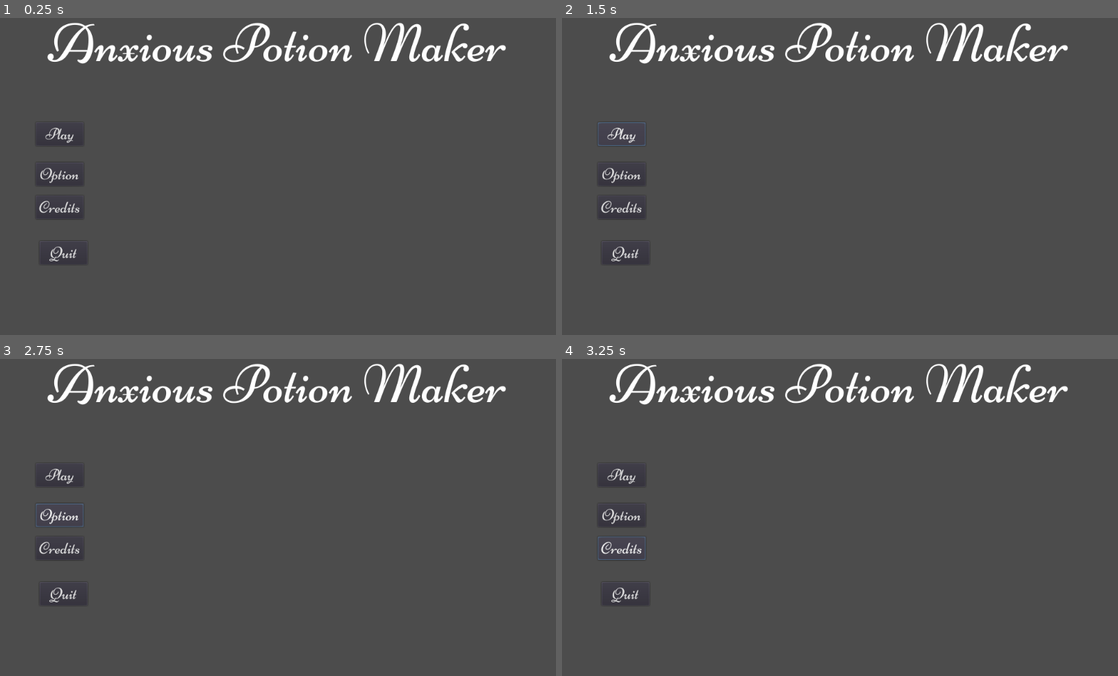
Above: before the commit, frames 1-4 (two rows, left to right).
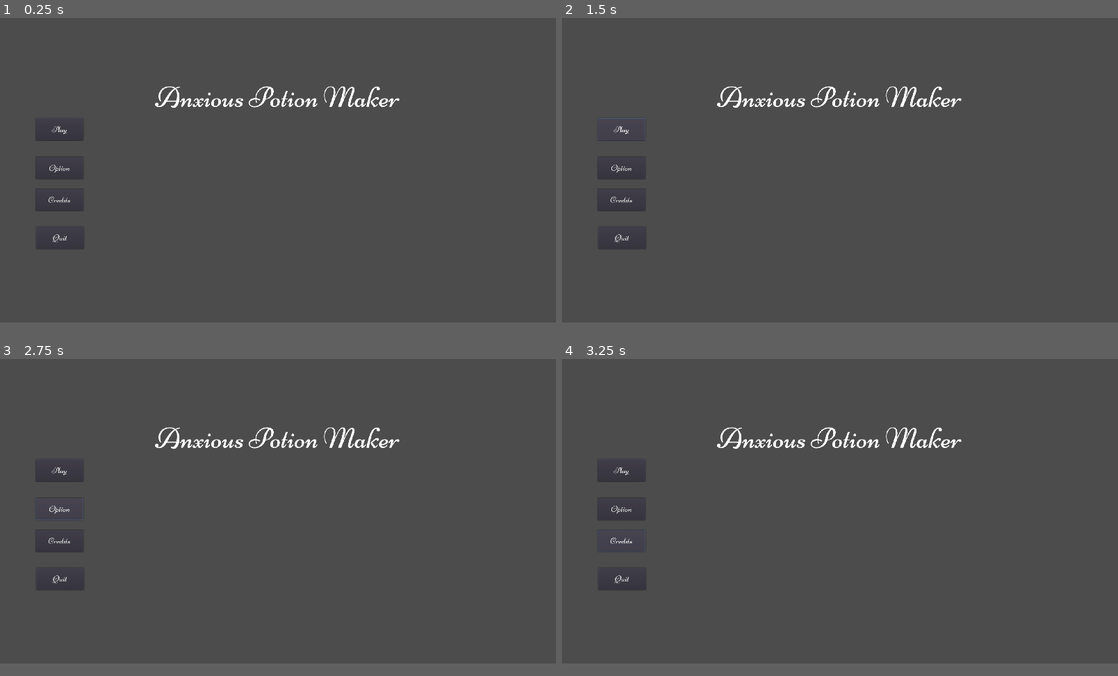
Above: after the commit, the same moments.

Repository: Raphahel/CozyFallJam
Game: Godot game, scene res://Scenes/MainMenu.tscn
Two runs of this game, one before a commit and one after it. Both use one fixed random seed, a clock stepped at 60 frames per second and the inputs below. The project has no main scene, so this scene is started directly.
Inputs:
- Up to frame 1 (0.25 s): no input
- Up to frame 2 (1.5 s): click "Play" at 0.5 s; click "Play" at 1.25 s
- Up to frame 3 (2.75 s): click "Option" at 2 s
- Up to frame 4 (3.25 s): click "Credits" at 2.75 s
In our replay, the window is 800x468 before the commit and 800x450 after it. These sizes can differ from the game's own. Grey fills any space a smaller window leaves; there, only what the larger window draws over its background counts as a difference.

The runs differ from the first frame. In frame 1, 4.0% of the frame differs, in the area x 7-91%, y 1-77%; in frame 2, 4.1%; in frame 3, 4.1%, in the area x 6-91%, y 1-77%; in frame 4, 4.0%.

Commit message:
Last merge

Diff:
--- /dev/null
+++ b/Ressources/FireAnimation.tres
@@ -0,0 +1,3 @@
+[gd_resource type="AnimatedTexture" format=2]
+
+[resource]
--- /dev/null
+++ b/Scenes/DragPreview.tscn
@@ -0,0 +1,6 @@
+[gd_scene load_steps=2 format=2]
+
+[ext_resource path="res://Scripts/DragPreview.gd" type="Script" id=1]
+
+[node name="Sprite" type="Sprite"]
+script = ExtResource( 1 )
--- a/Scenes/Ingredients.tscn
+++ b/Scenes/Ingredients.tscn
@@ -1,6 +1,8 @@
 [gd_scene load_steps=3 format=2]
 
 [sub_resource type="GDScript" id=2]
+script/source = "-
+"
 
 [sub_resource type="CircleShape2D" id=1]
 
--- a/Scenes/MainMenu.tscn
+++ b/Scenes/MainMenu.tscn
@@ -65,9 +65,9 @@
 anchor_top = 0.708
 anchor_right = 0.15
 anchor_bottom = 0.78
-margin_left = 7.464
-margin_top = 2.20001
-margin_right = 7.39999
-margin_bottom = 1.99997
+margin_left = 2.464
+margin_top = -15.8
+margin_right = 2.39999
+margin_bottom = -16.0
 custom_fonts/font = ExtResource( 2 )
 text = "Quit"
--- /dev/null
+++ b/Scenes/Pickable.tscn
@@ -0,0 +1,18 @@
+[gd_scene load_steps=3 format=2]
+
+[ext_resource path="res://Scripts/Pickable.gd" type="Script" id=1]
+[ext_resource path="res://Image/TempPotion.png" type="Texture" id=2]
+
+[node name="Pickable" type="Control"]
+script = ExtResource( 1 )
+
+[node name="Texture" type="TextureRect" parent="."]
+margin_left = 9.0
+margin_top = 7.0
+margin_right = 41.0
+margin_bottom = 39.0
+
+[node name="Modulate" type="TextureRect" parent="Texture"]
+margin_right = 32.0
+margin_bottom = 32.0
+texture = ExtResource( 2 )
--- /dev/null
+++ b/Scenes/Potion.tscn
@@ -0,0 +1,7 @@
+[gd_scene load_steps=3 format=2]
+
+[ext_resource path="res://Scenes/Pickable.tscn" type="PackedScene" id=1]
+[ext_resource path="res://Scripts/Potion.gd" type="Script" id=2]
+
+[node name="Potion" instance=ExtResource( 1 )]
+script = ExtResource( 2 )
--- a/Scenes/potions.tscn
+++ b/Scenes/potions.tscn
@@ -1,6 +1,6 @@
 [gd_scene load_steps=2 format=2]
 
-[ext_resource path="res://Node2D.gd" type="Script" id=1]
+[ext_resource path="res://Scripts/Potion.gd" type="Script" id=1]
 
-[node name="Node2D" type="Node2D"]
+[node name="Potion" type="Control"]
 script = ExtResource( 1 )
--- /dev/null
+++ b/Scripts/DragPreview.gd
@@ -0,0 +1,9 @@
+extends Sprite
+
+
+func _process(delta):
+	global_position = get_global_mouse_position()
+
+	if Input.is_action_just_released("left_click"):
+
+		queue_free()
--- /dev/null
+++ b/Scripts/Pickable.gd
@@ -0,0 +1,31 @@
+extends Control
+
+#Classe générale permet de donner l'impresseon de déplacer l'objet. Ne vérifie rien d'autre devra être adapter par objet
+
+var data
+const DRAGPREVIEW = preload("res://Scenes/DragPreview.tscn")
+
+func _ready():
+	$Texture/Modulate.texture = $Texture.texture
+	$Texture/Modulate.visible = false
+	Texture/Modulate.modulate = Color(0,0,0,25)
+
+func get_drag_data(position):
+
+
+	var drag_preview = DRAGPREVIEW.instance()
+	drag_preview.texture = $Texture.texture
+	$Texture/Modulate.visible = true
+	add_child(drag_preview)
+	pass
+
+func _process(delta):
+	if Input.is_action_just_released("left_click"):
+		$Texture/Modulate.visible = false
+
+func can_drop_data(position, data):
+	pass
+
+
+func drop_data(position, data):
+	pass
--- a/Scripts/Potion.gd
+++ b/Scripts/Potion.gd
@@ -1,13 +1,7 @@
-extends Node2D
+extends Control
 
 
-# Declare member variables here. Examples:
-# var a = 2
-# var b = "text"
 
-# Called when the node enters the scene tree for the first time.
-func _ready():
-	pass # Replace with function body.
 
 var prix = 0
 var effet = ""
@@ -25,7 +19,3 @@
 	var res
 	res = "Potion de "+ effet
 	return res
-
-# Called every frame. 'delta' is the elapsed time since the previous frame.
-#func _process(delta):
-#	pass
--- a/project.godot
+++ b/project.godot
@@ -11,6 +11,14 @@
 [application]
 
 config/name="FallJam"
+
+[display]
+
+window/size/width=1920
+window/size/height=1080
+window/size/resizable=false
+window/stretch/mode="viewport"
+window/stretch/aspect="keep"
 
 [gui]
 
@@ -42,6 +50,11 @@
 , Object(InputEventKey,"resource_local_to_scene":false,"resource_name":"","device":0,"alt":false,"shift":false,"control":false,"meta":false,"command":false,"pressed":false,"scancode":0,"physical_scancode":68,"unicode":0,"echo":false,"script":null)
  ]
 }
+left_click={
+"deadzone": 0.5,
+"events": [ Object(InputEventMouseButton,"resource_local_to_scene":false,"resource_name":"","device":0,"alt":false,"shift":false,"control":false,"meta":false,"command":false,"button_mask":0,"position":Vector2( 0, 0 ),"global_position":Vector2( 0, 0 ),"factor":1.0,"button_index":1,"pressed":false,"doubleclick":false,"script":null)
+ ]
+}
 
 [physics]
 
Binary file added: Image/TempClient.png
Not shown, added: Image/TempClient.png.import
Binary file added: Image/decor_production.png
Not shown, added: Image/decor_production.png.import
Binary file added: Image/decor_vente.png
Not shown, added: Image/decor_vente.png.import
Binary file added: Image/fire_sprite1.png
Not shown, added: Image/fire_sprite1.png.import
Binary file added: Image/fire_sprite2.png
Not shown, added: Image/fire_sprite2.png.import
Binary file added: Image/fire_sprite3.png
Not shown, added: Image/fire_sprite3.png.import
